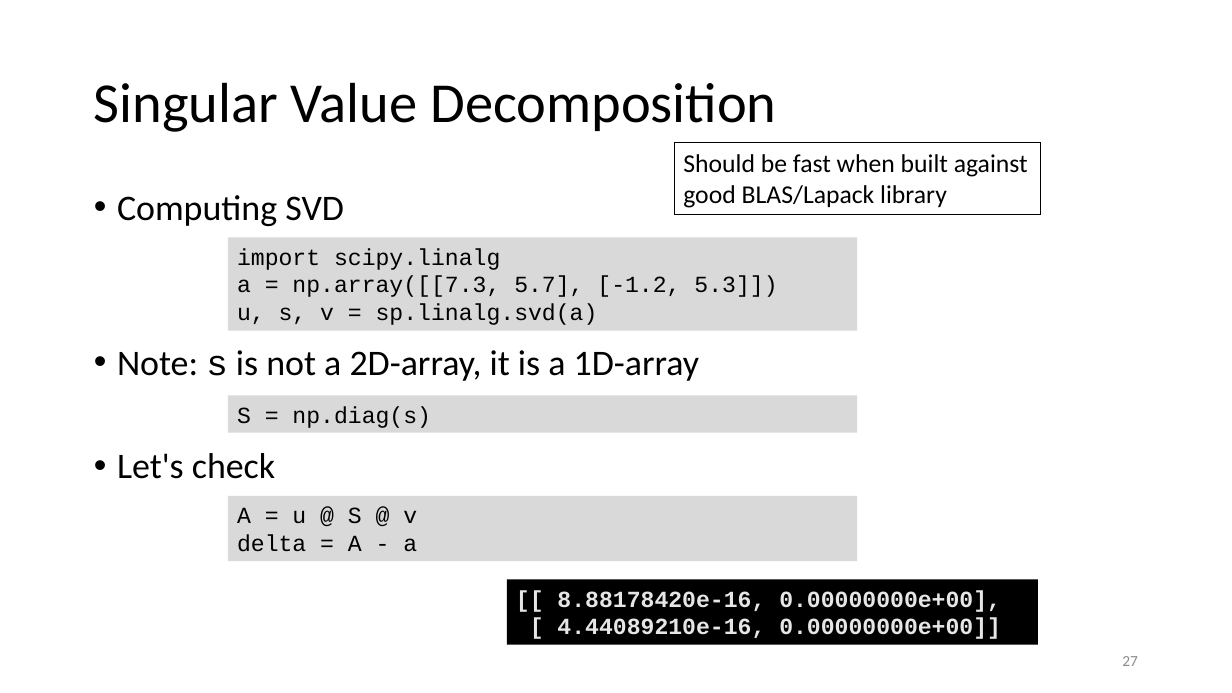
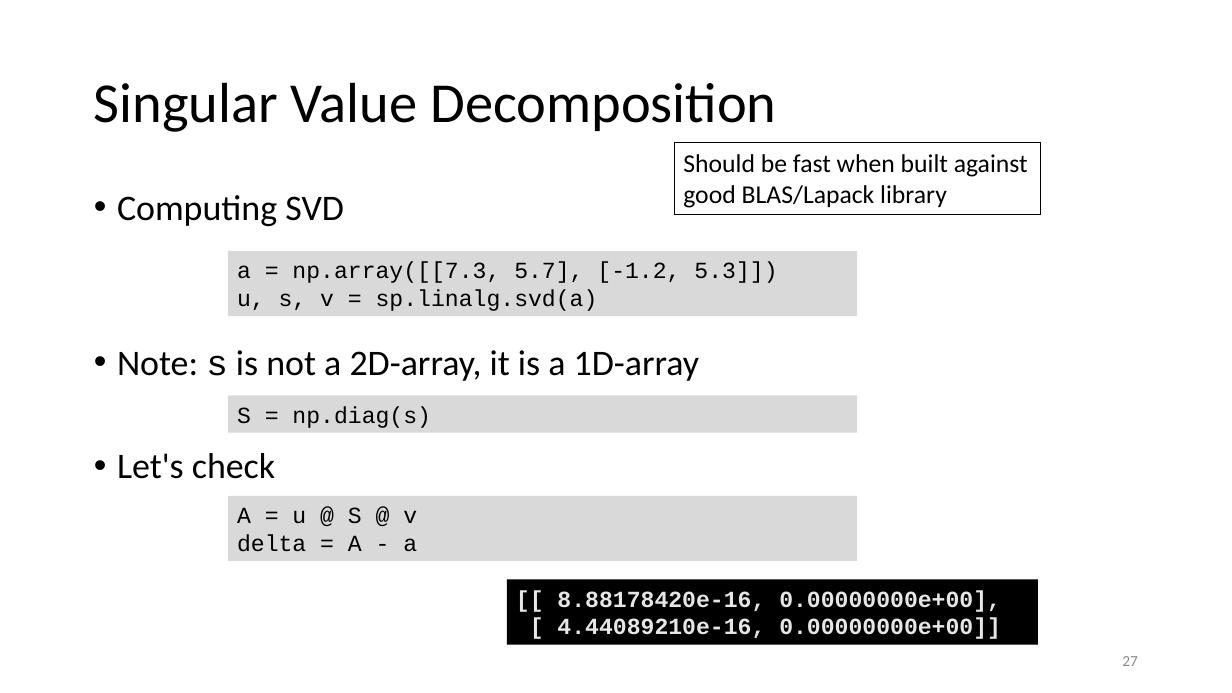
Before and after one commit to gjbex/Scientific-Python, a slide deck: slide 27 of scientific_python.pptx. Drawn at 1232x693 pixels with LibreOffice and Linux fonts; fonts in the diff are those of the drawing. Boxes give left, top, right and bottom in pixels: in the first picture for what was removed or moved away, otherwise in the second. Text is boxed around its words. In the diff, an @@ line names an element or a change of style, - is before the commit and + after.

Commit message:
Remove scipy imports that are no longer required
In the past, you had to import scipy subpackages before you could use them.  This is no longer required, so slides have
been modified accordingly.

```diff
--- a/scientific_python.pptx
+++ b/scientific_python.pptx
@@ rectangle "a = np.array([[7.3, 5.7], [-1.2, ...": place and size @@
-rectangle "a = np.array([[7.3, 5.7], [-1.2, ..." at (228,238,858,331)
+rectangle "a = np.array([[7.3, 5.7], [-1.2, ..." at (228,251,858,317)
@@ text in rectangle at (237,248,500,270): paragraph removed @@
-import scipy.linalg
```
Also in this commit, not shown: 5 other slides changed.
